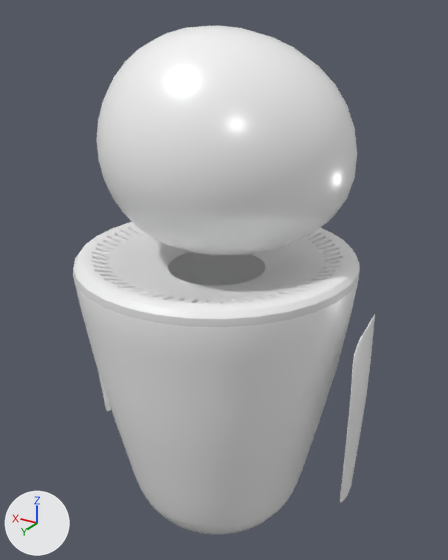
An edit to the FBX model Assets/3D Models/EVELOrange.fbx, drawn before and after from the same camera.
The view is the same before and after, from a camera (50 mm lens) standing at (-2.81, 4.55, 3.7) and looking at (-0.01, -0.11, 1.37). The axes (+X, +Y, +Z) are drawn at lower left. The lights are the same throughout. Where no turn or scale is listed for an object, it has been applied to the vertices.

The first picture shows 'Arms', 'Body', 'Head'.
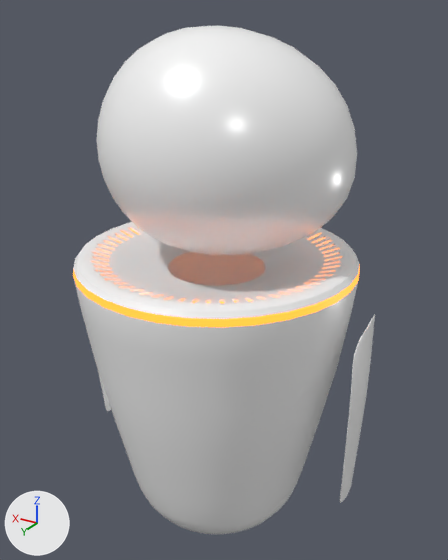
Changed parts and their boxes (x1, y1, x2, y2) in the pictures (448 x 560 px):
'Body', recoloured, surface changed
    both: (73, 222, 360, 331)

What changed in the scene script:
```text
Change mat_neon:
    mat_neon.base_color: (0.8, 0.8, 0.8) -> (0.0, 0.0, 0.0)  # white #e7e7e7 -> black #000000
    add mat_neon.emission_strength = 3.0
    add mat_neon.emission_color = (1.0, 0.209, 0.0203)  # orange #ff7e27
```
